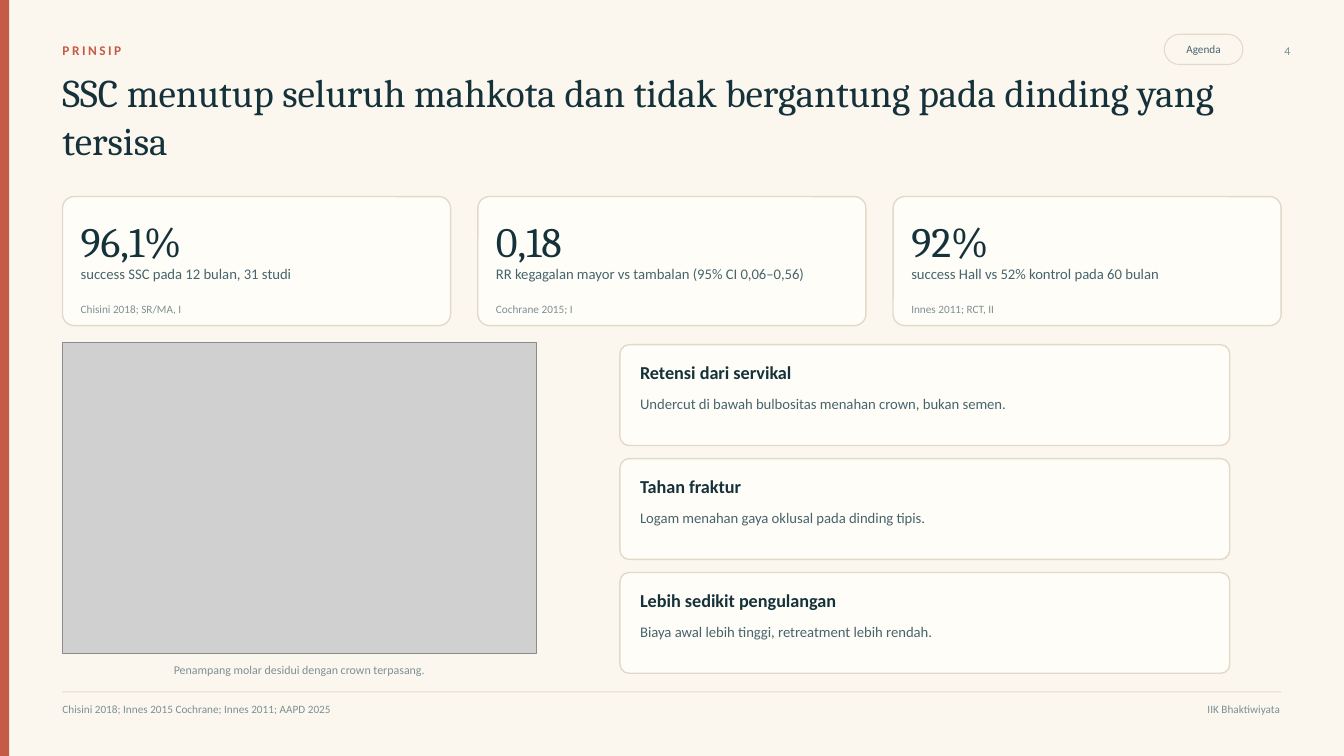
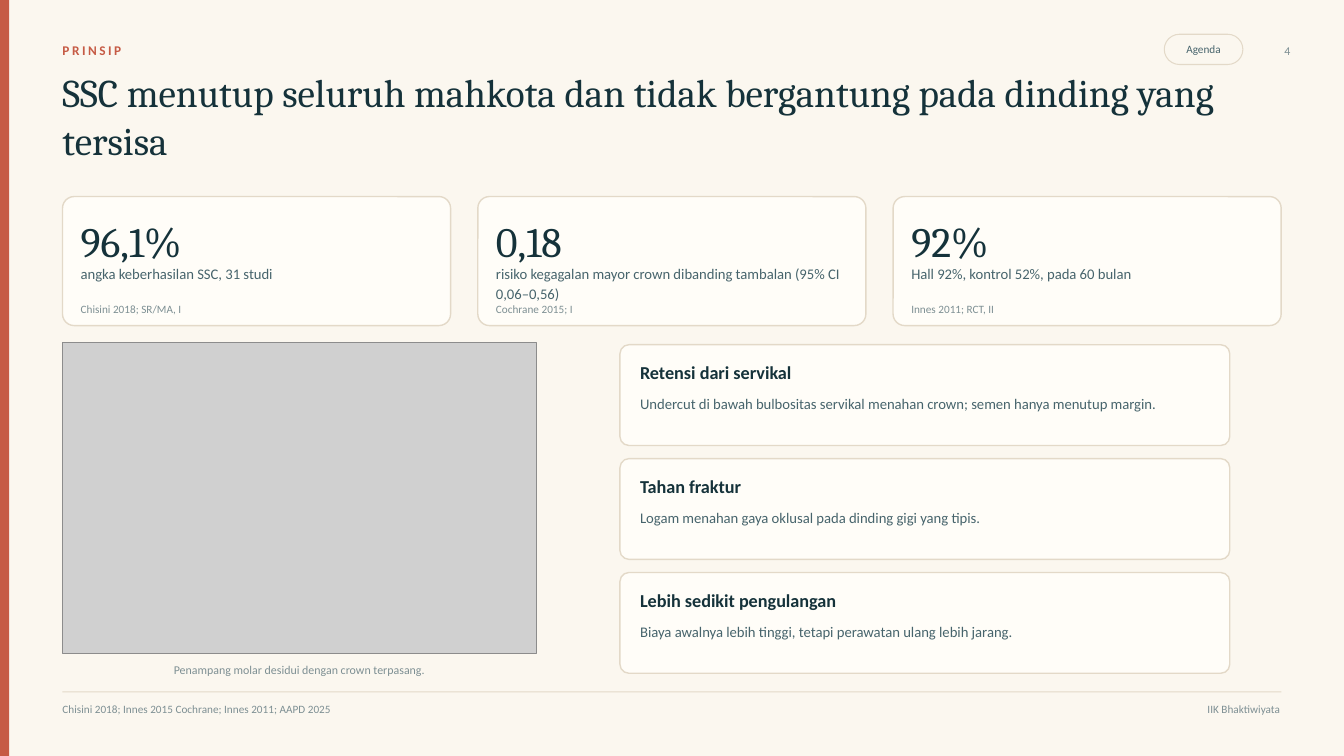
Before and after one commit to maskchanel14-source/agents, a slide deck: slide 4 of deliverables/ssc-pedodonsia/ssc-pedodonsia.pptx. Drawn at 1344x756 pixels with LibreOffice and Linux fonts; fonts in the diff are those of the drawing; grey boxes stand for pictures. Boxes give left, top, right and bottom in pixels: in the first picture for what was removed or moved away, otherwise in the second. Text is boxed around its words. In the diff, an @@ line names an element or a change of style, - is before the commit and + after.

Commit message:
Tulis ulang teks deck: label jadi kalimat utuh, istilah klinis masuk kalimat, desimal koma konsisten, tabel perbandingan menggantikan panel

```diff
--- a/deliverables/ssc-pedodonsia/ssc-pedodonsia.pptx
+++ b/deliverables/ssc-pedodonsia/ssc-pedodonsia.pptx
@@ text at (81, 269, 272, 282): text changed @@
-success SSC pada 12 bulan, 31 studi
+angka keberhasilan SSC, 31 studi
@@ text at (496, 268, 839, 301): text changed @@
-RR kegagalan mayor vs tambalan (95% CI 0,06–0,56)
+risiko kegagalan mayor crown dibanding tambalan (95% CI 0,06–0,56)
@@ text at (911, 269, 1131, 282): text changed @@
-success Hall vs 52% kontrol pada 60 bulan
+Hall 92%, kontrol 52%, pada 60 bulan
@@ text at (640, 399, 1156, 412): text changed @@
-Undercut di bawah bulbositas menahan crown, bukan semen.
+Undercut di bawah bulbositas servikal menahan crown; semen hanya menutup margin.
@@ text at (640, 513, 981, 526): text changed @@
-Logam menahan gaya oklusal pada dinding tipis.
+Logam menahan gaya oklusal pada dinding gigi yang tipis.
@@ text at (640, 627, 1013, 640): text changed @@
-Biaya awal lebih tinggi, retreatment lebih rendah.
+Biaya awalnya lebih tinggi, tetapi perawatan ulang lebih jarang.
```
Also in this commit, not shown: 12 other slides changed, 10 other files.
